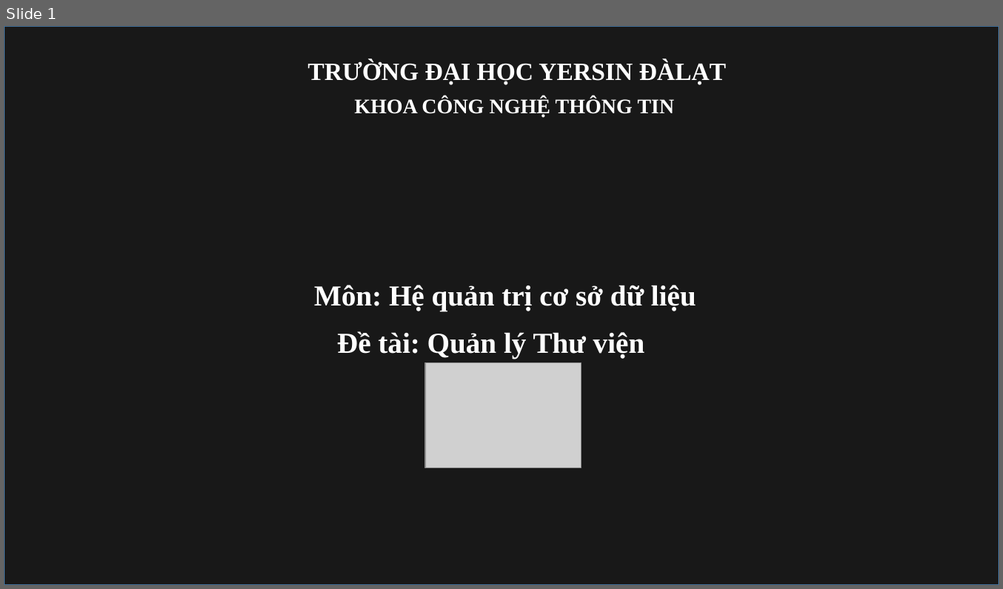
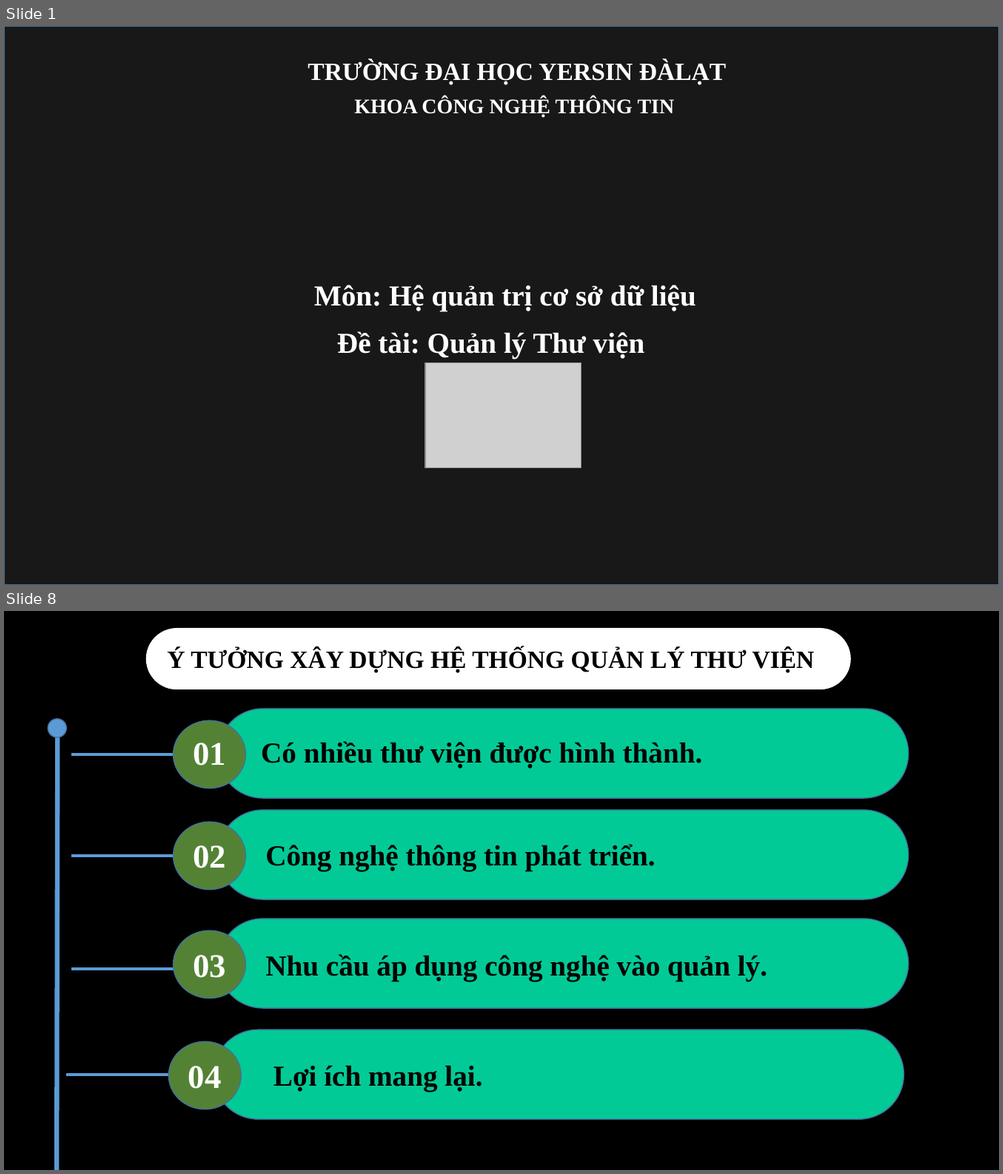
Before and after one commit to KVang05112002/QLYTHUVIEN, a slide deck: DoAn_QuanLyThuVien.pptx. Shown one above the other, each under a label of ours: slide 1 before the commit, slides 1 and 8 after it; the slides between them are not shown. The pictures are 1003x589 and 1003x1174 pixels, drawn with LibreOffice and Linux fonts; fonts in the diff are those of the drawing; grey boxes stand for pictures; background and template pictures are left out; a plain dark background stands for a picture behind light text. Boxes give left, top, right and bottom in pixels: in the first picture for what was removed or moved away, otherwise in the second. Text is boxed around its words. In the diff, an @@ line names an element or a change of style, - is before the commit and + after.

Commit message:
hoàn thành đồ án

```diff
--- a/DoAn_QuanLyThuVien.pptx
+++ b/DoAn_QuanLyThuVien.pptx
@@ slide 8 added at [4, 611, 999, 1170], background #000000 @@
@@ rounded rectangle added at [146, 628, 851, 690], fill #FFFFFF @@
@@ text added at [167, 649, 814, 673], 24 pt, text #000000, bold @@
+Ý TƯỞNG XÂY DỰNG HỆ THỐNG QUẢN LÝ THƯ VIỆN
@@ ellipse added at [48, 719, 67, 738], fill #5B9BD5, outline #43739E 1 pt @@
@@ ellipse added at [173, 721, 246, 789], fill #548235, outline #43739E 1 pt @@
@@ rounded rectangle added at [218, 709, 908, 798], fill #02CA96, outline #43739E 1 pt @@
@@ line added from (58, 732) to (57, 1170), #5B9BD5 4.5 pt @@
@@ text added at [193, 743, 226, 766], 32 pt, text #FFFFFF, bold @@
+01
@@ text added at [261, 741, 703, 768], 28 pt, text #000000, bold @@
+Có nhiều thư viện được hình thành.
@@ line added from (71, 755) to (173, 755), #5B9BD5 3 pt @@
@@ rounded rectangle added at [218, 810, 908, 900], fill #02CA96, outline #43739E 1 pt @@
@@ ellipse added at [173, 822, 246, 890], fill #548235, outline #43739E 1 pt @@
@@ text added at [193, 846, 226, 869], 32 pt, text #FFFFFF, bold @@
+02
@@ text added at [265, 844, 655, 871], 28 pt, text #000000, bold @@
+Công nghệ thông tin phát triển.
@@ line added from (71, 856) to (173, 856), #5B9BD5 3 pt @@
@@ rounded rectangle added at [218, 919, 908, 1008], fill #02CA96, outline #43739E 1 pt @@
@@ ellipse added at [173, 931, 246, 999], fill #548235, outline #43739E 1 pt @@
@@ text added at [193, 955, 226, 978], 32 pt, text #FFFFFF, bold @@
+03
@@ text added at [265, 954, 767, 981], 28 pt, text #000000, bold @@
+Nhu cầu áp dụng công nghệ vào quản lý.
@@ line added from (71, 969) to (173, 969), #5B9BD5 3 pt @@
@@ rounded rectangle added at [213, 1031, 904, 1120], fill #02CA96, outline #43739E 1 pt @@
@@ ellipse added at [169, 1042, 242, 1111], fill #548235, outline #43739E 1 pt @@
@@ line added from (67, 1075) to (169, 1075), #5B9BD5 3 pt @@
@@ text added at [188, 1066, 222, 1089], 32 pt, text #FFFFFF, bold @@
+04
@@ text added at [273, 1065, 482, 1091], 28 pt, text #000000, bold @@
+Lợi ích mang lại.
```
Also in this commit, not shown: 12 other slides added, 1 slide removed, 2 other files.
